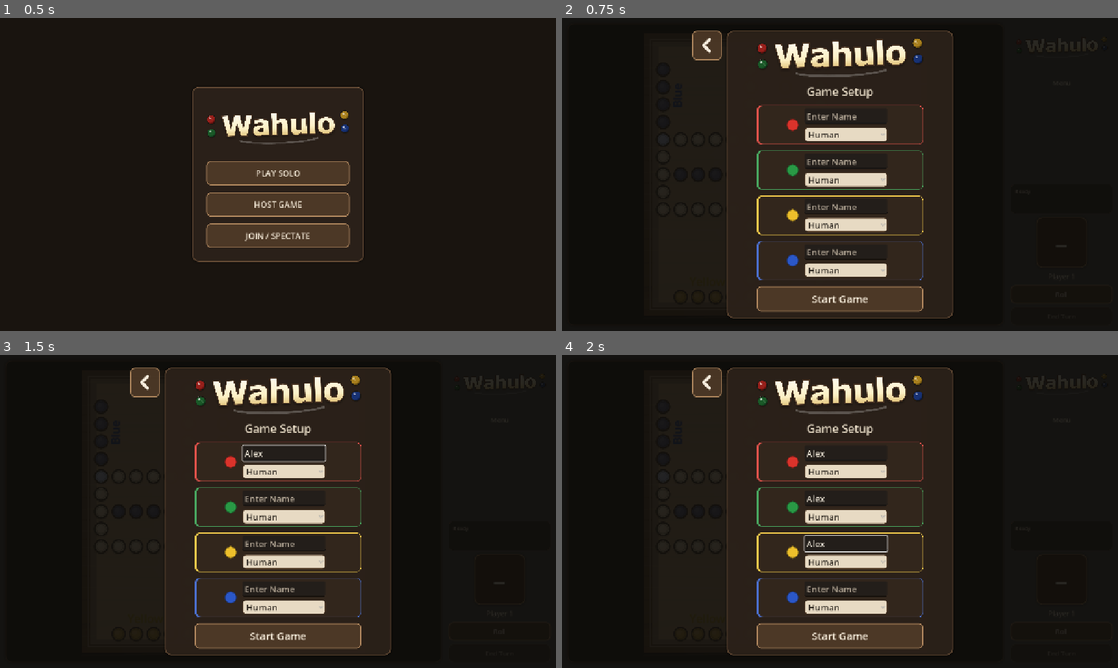
Above: before the commit, frames 1-4 (two rows, left to right).
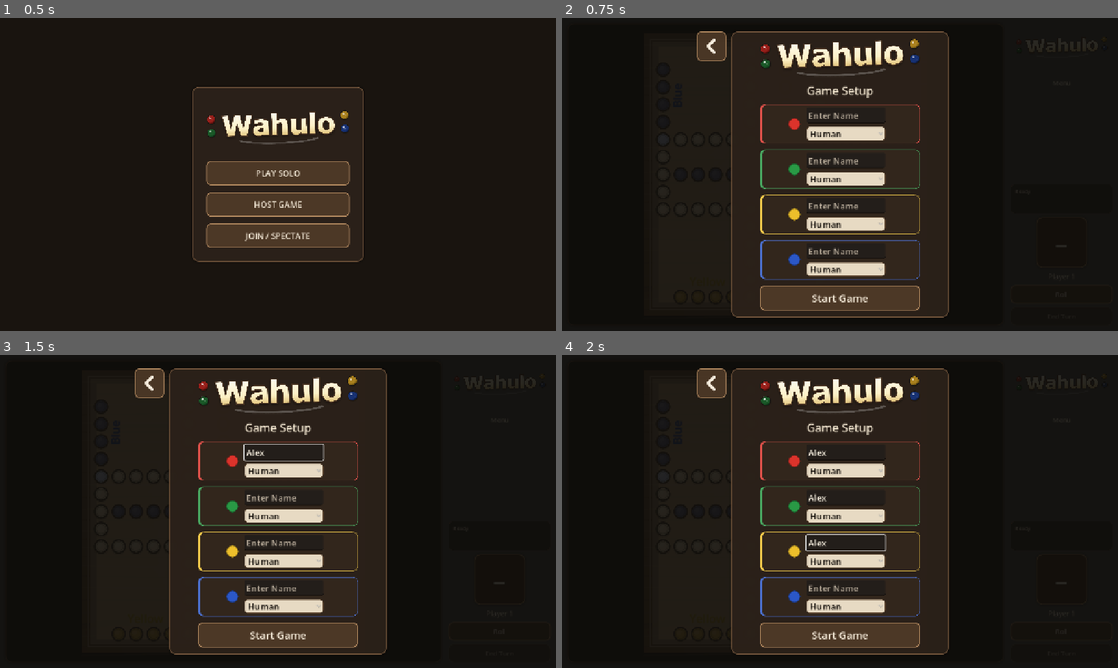
Above: after the commit, the same moments.

Repository: ItsTheMcCoy/wahoo-app
Game: Godot game, scene res://scenes/HomeScreen.tscn
Two runs of this game, one before a commit and one after it. Both use one fixed random seed, a clock stepped at 60 frames per second and the inputs below.
Inputs (mouse positions are in pixels of both pictures, inside the frame that each line leads up to):
- Up to frame 1 (0.5 s): no input
- Up to frame 2 (0.75 s): click "PLAY SOLO" at 0.5 s
- Up to frame 3 (1.5 s): click (283, 452) at 1.27 s; type "Alex" at 1.35 s
- Up to frame 4 (2 s): click (845, 498) at 1.5 s; type "Alex" at 1.58 s; click (845, 542) at 1.73 s; type "Alex" at 1.82 s

Frame 1 is identical in both runs. In frame 2, 7.3% of the frame differs, in the area x 23-71%, y 4-96%; in frame 3, 7.5%; in frame 4, 7.3%.

Commit message:
Tighten setup panel width and enlarge mobile back button

Diff:
--- a/godot/scripts/main.gd
+++ b/godot/scripts/main.gd
@@ -707,8 +707,12 @@
 
 func _apply_setup_layout(viewport_size: Vector2) -> void:
 	var ui_scale := _compute_setup_ui_scale(viewport_size)
-
-	var panel_w := minf(viewport_size.x * 0.88, 520.0 * ui_scale)
+	var setup_mobile_like := WahooResponsiveLayout.is_mobile_like_layout(viewport_size)
+	var web_window_size := _web_window_size()
+	if web_window_size.x > 0.0 and web_window_size.y > 0.0:
+		setup_mobile_like = setup_mobile_like or WahooResponsiveLayout.is_mobile_like_layout(web_window_size)
+
+	var panel_w := minf(viewport_size.x * 0.85, 500.0 * ui_scale)
 
 	# Scale the outer panel padding so it's proportional on all screen densities
 	var hpad := roundi(20.0 * ui_scale)
@@ -801,6 +805,9 @@
 	_start_button.custom_minimum_size = Vector2(card_w, roundi(68.0 * 0.85 * ui_scale))
 	_start_button.size_flags_horizontal = Control.SIZE_SHRINK_CENTER
 	_start_button.add_theme_font_size_override("font_size", roundi(24.0 * ui_scale))
+	var back_button_base_size := 56.0 if setup_mobile_like else 50.0
+	var back_button_size := maxf(back_button_base_size, back_button_base_size * ui_scale)
+	_setup_back_button.custom_minimum_size = Vector2(back_button_size, back_button_size)
 	call_deferred("_position_setup_back_button")
 
 func _position_setup_back_button() -> void:
Not shown, changed: godot/build/web/index.html
Not shown, changed: godot/build/web/index.pck
